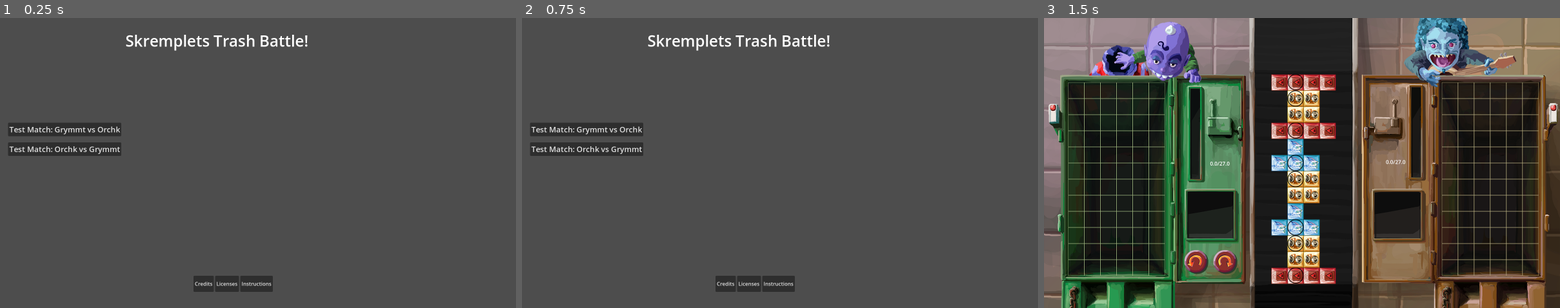
Above: before the commit, frames 1-3 (left to right).
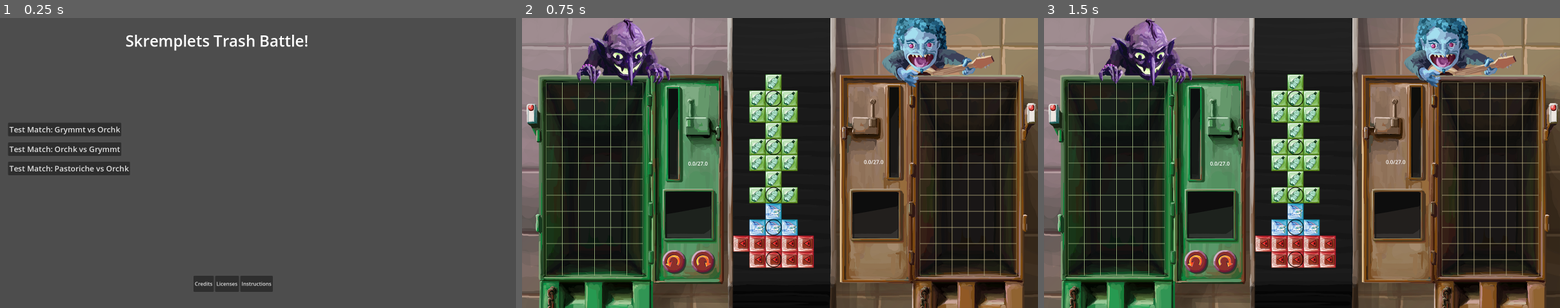
Above: after the commit, the same moments.

Repository: VincentBorchardt/Skremplets-Puzzle-Game-RPJ-2025
Game: Godot game, scene res://scenes/cutscenes/intro/intro_cutscene_warehouse.tscn
The game is run twice, just before and just after one commit, with the same random seed, the same clock (stepped at 60 frames per second) and the same inputs. This scene is started directly instead of the project's main scene.
Inputs (mouse positions are in pixels of both pictures, inside the frame that each line leads up to):
- Up to frame 1 (0.25 s): no input
- Up to frame 2 (0.75 s): click (589, 168) at 0.5 s, where only the run after the commit has a clickable "Test Match: Pastoriche vs Orc…"
- Up to frame 3 (1.5 s): click (1111, 128) at 1.25 s, where only the run before the commit has a clickable "Test Match: Grymmt vs Orchk"

The runs differ from the first frame. In frame 1, 1.0% of the frame differs, in the area x 1-26%, y 49-55%; in frame 2, 95%, in the area x 0-100%, y 0-100%; in frame 3, 9.7%.

Commit message:
Pastoriche implemented
Not only does he have a character, his powerup is implemented (though I think it might be overpowered).

Diff:
--- /dev/null
+++ b/resources/characters/pastoriche.tres
@@ -0,0 +1,22 @@
+[gd_resource type="Resource" script_class="Character" load_steps=6 format=3 uid="uid://bcqx41d3vo7au"]
+
+[ext_resource type="Texture2D" uid="uid://d4lfaw4d7sxtp" path="res://assets/characters/full_portraits/pastoriche_full_left.png" id="1_8ia0k"]
+[ext_resource type="Script" uid="uid://b58oxslgqt4ox" path="res://scripts/resources/character.gd" id="1_u2e7y"]
+[ext_resource type="Texture2D" uid="uid://i6xbe71iru4i" path="res://assets/characters/full_portraits/pastoriche_full_right.png" id="2_nbkhg"]
+[ext_resource type="Texture2D" uid="uid://b4cs868pyjxm1" path="res://assets/characters/play_area/pastoriche_player_left.png" id="3_4mq32"]
+[ext_resource type="Texture2D" uid="uid://bjbk8m7mmrajl" path="res://assets/characters/play_area/pastoriche_player_right.png" id="4_ppb4e"]
+
+[resource]
+script = ExtResource("1_u2e7y")
+name = "Pastoriche"
+is_player = false
+depowered = false
+ai_picking_pattern = 0
+ai_placement_pattern = 0
+player_1_portrait = ExtResource("3_4mq32")
+player_1_position = Vector2(230, -130)
+player_2_portrait = ExtResource("4_ppb4e")
+player_2_position = Vector2(20, -130)
+full_picture_left = ExtResource("1_8ia0k")
+full_picture_right = ExtResource("2_nbkhg")
+metadata/_custom_type_script = "uid://b58oxslgqt4ox"
--- /dev/null
+++ b/resources/level_infos/test_scene_3.tres
@@ -0,0 +1,21 @@
+[gd_resource type="Resource" script_class="LevelInfoContainer" load_steps=13 format=3 uid="uid://c8hcw4hhr06d1"]
+
+[ext_resource type="Script" uid="uid://6oywq2cixv6v" path="res://scripts/resources/piece.gd" id="1_pyiyf"]
+[ext_resource type="Resource" uid="uid://cp4dautmudtjn" path="res://resources/pieces/blue/blue_four_t.tres" id="2_aoko6"]
+[ext_resource type="Resource" uid="uid://cl266u0gnim6a" path="res://resources/pieces/blue/blue_three_three_bag.tres" id="3_owt3p"]
+[ext_resource type="Resource" uid="uid://bng1bv7hbstn3" path="res://resources/pieces/green/green_four_t.tres" id="4_5frtk"]
+[ext_resource type="Resource" uid="uid://dqc8jtf7hxkfs" path="res://resources/pieces/green/green_three_three_bottle.tres" id="5_33ivk"]
+[ext_resource type="Resource" uid="uid://cluudm4c14snw" path="res://resources/pieces/red/red_five_two_jug.tres" id="6_ycu52"]
+[ext_resource type="Resource" uid="uid://sul45feloifc" path="res://resources/pieces/red/red_four_line.tres" id="7_3xxlc"]
+[ext_resource type="Resource" uid="uid://c6hl4hayblppu" path="res://resources/pieces/yellow/yellow_four_square.tres" id="8_mw0mv"]
+[ext_resource type="Resource" uid="uid://dybs5nfxe6pqi" path="res://resources/pieces/yellow/yellow_two_three_can.tres" id="9_83mmo"]
+[ext_resource type="Resource" uid="uid://cck3y4synutqo" path="res://resources/characters/orchk.tres" id="10_poq8f"]
+[ext_resource type="Resource" uid="uid://bcqx41d3vo7au" path="res://resources/characters/pastoriche.tres" id="10_pyiyf"]
+[ext_resource type="Script" uid="uid://bdugcqlbg74xx" path="res://scripts/resources/level_info_container.gd" id="12_c04ey"]
+
+[resource]
+script = ExtResource("12_c04ey")
+piece_storage = Array[ExtResource("1_pyiyf")]([ExtResource("2_aoko6"), ExtResource("3_owt3p"), ExtResource("4_5frtk"), ExtResource("5_33ivk"), ExtResource("6_ycu52"), ExtResource("7_3xxlc"), ExtResource("8_mw0mv"), ExtResource("9_83mmo")])
+player_1_character = ExtResource("10_pyiyf")
+player_2_character = ExtResource("10_poq8f")
+metadata/_custom_type_script = "uid://bdugcqlbg74xx"
--- /dev/null
+++ b/resources/pieces/powerup/nightmare_power_up.tres
@@ -0,0 +1,18 @@
+[gd_resource type="Resource" script_class="Piece" load_steps=3 format=3 uid="uid://tiy60a34o83w"]
+
+[ext_resource type="Script" uid="uid://6oywq2cixv6v" path="res://scripts/resources/piece.gd" id="1_sa1pp"]
+[ext_resource type="Texture2D" uid="uid://b8bars6rq0dhj" path="res://assets/pieces/special_pieces/block10_nightmare.png" id="1_ygm0c"]
+
+[resource]
+script = ExtResource("1_sa1pp")
+owner = 0
+root_point_location = Vector2i(0, 0)
+secondary_points = Array[Vector2i]([Vector2i(0, 0)])
+x_length = 1
+y_length = 1
+image = ExtResource("1_ygm0c")
+type = 6
+power_up_type = 4
+translation = Vector2(0, 0)
+rotation = 0.0
+metadata/_custom_type_script = "uid://6oywq2cixv6v"
--- a/scenes/cutscenes/cutscene_ui.tscn
+++ b/scenes/cutscenes/cutscene_ui.tscn
@@ -13,6 +13,9 @@
 grow_vertical = 2
 script = ExtResource("1_pe67g")
 metadata/_custom_type_script = "uid://e37shbmycoff"
+
+[node name="BackgroundImage" type="Sprite2D" parent="."]
+position = Vector2(800, 450)
 
 [node name="LeftImage" type="Sprite2D" parent="."]
 position = Vector2(400, 275)
--- a/scenes/cutscenes/intro/intro_cutscene_warehouse.tscn
+++ b/scenes/cutscenes/intro/intro_cutscene_warehouse.tscn
@@ -1,8 +1,9 @@
-[gd_scene load_steps=4 format=3 uid="uid://cc3pu3y4yujb6"]
+[gd_scene load_steps=5 format=3 uid="uid://cc3pu3y4yujb6"]
 
 [ext_resource type="Script" uid="uid://t8w2v1em8t33" path="res://scripts/cutscenes/cutscene.gd" id="1_kiwyq"]
 [ext_resource type="Script" uid="uid://dnhu6g07egmm" path="res://scripts/cutscenes/message_queue.gd" id="2_8fgom"]
 [ext_resource type="PackedScene" uid="uid://hgb21nwch34j" path="res://scenes/cutscenes/cutscene_ui.tscn" id="3_k5wu6"]
+[ext_resource type="Texture2D" uid="uid://fpx61x74x7p5" path="res://assets/cutscenes/warehouse_background_temp.png" id="4_8fgom"]
 
 [node name="IntroCutsceneWarehouse" type="Node2D"]
 script = ExtResource("1_kiwyq")
@@ -13,5 +14,6 @@
 metadata/_custom_type_script = "uid://dnhu6g07egmm"
 
 [node name="CutsceneUI" parent="." instance=ExtResource("3_k5wu6")]
+background_image = ExtResource("4_8fgom")
 
 [connection signal="get_new_message" from="CutsceneUI" to="." method="_on_cutscene_ui_get_new_message"]
--- a/scenes/generic_play_scene.tscn
+++ b/scenes/generic_play_scene.tscn
@@ -19,6 +19,7 @@
 script = ExtResource("1_xx7qt")
 
 [node name="PlayAreaBackground" type="Sprite2D" parent="."]
+position = Vector2(800, 450)
 texture = ExtResource("2_xx7qt")
 
 [node name="Player1Grid" parent="." instance=ExtResource("2_0pe51")]
--- a/scenes/title_screen.tscn
+++ b/scenes/title_screen.tscn
@@ -7,6 +7,7 @@
 [ext_resource type="Resource" uid="uid://bcn78eat0j8f5" path="res://resources/level_infos/test_scene_2.tres" id="5_e54dn"]
 [ext_resource type="PackedScene" uid="uid://qykbik8pybjh" path="res://scenes/generic_play_scene.tscn" id="6_3yumr"]
 [ext_resource type="PackedScene" uid="uid://035l8y7rph61" path="res://scenes/title_screen_popup.tscn" id="7_3yumr"]
+[ext_resource type="Resource" uid="uid://c8hcw4hhr06d1" path="res://resources/level_infos/test_scene_3.tres" id="7_cs5ya"]
 
 [sub_resource type="LabelSettings" id="LabelSettings_s4lrb"]
 font_size = 48
@@ -38,6 +39,18 @@
 text = "Test Match: Orchk vs Grymmt"
 script = ExtResource("2_s4lrb")
 level_info = ExtResource("5_e54dn")
+attached_scene = ExtResource("6_3yumr")
+metadata/_custom_type_script = "uid://bl2ejcuqp3n7l"
+
+[node name="Test3Button" type="Button" parent="."]
+offset_left = 25.0
+offset_top = 446.0
+offset_right = 403.0
+offset_bottom = 488.0
+theme_override_font_sizes/font_size = 24
+text = "Test Match: Pastoriche vs Orchk"
+script = ExtResource("2_s4lrb")
+level_info = ExtResource("7_cs5ya")
 attached_scene = ExtResource("6_3yumr")
 metadata/_custom_type_script = "uid://bl2ejcuqp3n7l"
 
@@ -84,6 +97,8 @@
 [connection signal="pressed_with_scene" from="Test1Button" to="." method="_on_scene_button_pressed_with_scene"]
 [connection signal="pressed" from="Test2Button" to="Test2Button" method="_on_pressed"]
 [connection signal="pressed_with_scene" from="Test2Button" to="." method="_on_scene_button_pressed_with_scene"]
+[connection signal="pressed" from="Test3Button" to="Test3Button" method="_on_pressed"]
+[connection signal="pressed_with_scene" from="Test3Button" to="." method="_on_scene_button_pressed_with_scene"]
 [connection signal="pressed" from="TitleScreenBottomBox/CreditsButton" to="." method="_on_credits_button_pressed"]
 [connection signal="pressed" from="TitleScreenBottomBox/LicensesButton" to="." method="_on_licenses_button_pressed"]
 [connection signal="pressed" from="TitleScreenBottomBox/InstructionsButton" to="." method="_on_instructions_button_pressed"]
--- a/scripts/cutscenes/cutscene_ui.gd
+++ b/scripts/cutscenes/cutscene_ui.gd
@@ -13,7 +13,7 @@
 
 func  _ready():
 	if background_image != null:
-		pass
+		$BackgroundImage.texture = background_image
 
 func _on_cutscene_message_area_get_new_message():
 	get_new_message.emit()
--- a/scripts/inventory.gd
+++ b/scripts/inventory.gd
@@ -8,6 +8,6 @@
 
 enum Player {PLAYER_1, PLAYER_2, UNOWNED}
 enum Type {RED, BLUE, YELLOW, GREEN, PURPLE, GARBAGE, POWERUP, WILD, NONE}
-enum PowerUpType {NONE, GRYMMT, ORCHK_TWO, ORCHK_ONE}
+enum PowerUpType {NONE, GRYMMT, ORCHK_TWO, ORCHK_ONE, PASTORICHE}
 enum AIPickingPattern {RANDOM, MOST, BIGGEST}
 enum AIPlacementPattern {RANDOM_MATCHING, ANTI_GARBAGE}
--- a/scripts/play_areas/base_play_area.gd
+++ b/scripts/play_areas/base_play_area.gd
@@ -12,6 +12,7 @@
 			if not $PlayGrid.ensure_legal_piece(piece):
 				print(str(grid_owner) + " loses")
 				loss_condition.emit(grid_owner, character)
+			$PlayGrid.spread_nightmare()
 
 @export var character: Character:
 	set(new_character):
@@ -73,13 +74,18 @@
 func _on_power_up_bar_activate_powerup() -> void:
 	print("activating powerup for " + str(grid_owner))
 	#TODO check if the character is depowered or not here
+	#TODO match on powerup type in the character
+	var powerup
 	match character:
 		preload("res://resources/characters/grymmt_dundle.tres"):
-			var powerup = preload("res://resources/pieces/powerup/apple_power_up.tres").duplicate()
+			powerup = preload("res://resources/pieces/powerup/apple_power_up.tres").duplicate()
 			$PlayGrid.place_multiple_pieces(powerup, 2)
 		preload("res://resources/characters/orchk.tres"):
-			var powerup = preload("res://resources/pieces/powerup/sound_at_two_power_up.tres")
+			powerup = preload("res://resources/pieces/powerup/sound_at_two_power_up.tres")
 			send_pieces.emit(powerup, 2, grid_owner)
+		preload("res://resources/characters/pastoriche.tres"):
+			powerup = preload("res://resources/pieces/powerup/nightmare_power_up.tres")
+			send_pieces.emit(powerup, 1, grid_owner)
 		_:
 			print("currently not implemented")
 
--- a/scripts/play_areas/grid.gd
+++ b/scripts/play_areas/grid.gd
@@ -139,5 +139,26 @@
 		node.remove_pieces(pieces_to_clear)
 	try_to_clear_pieces()
 
+func spread_nightmare():
+	print("starting spread_nightmare")
+	var nightmare_pieces = []
+	for piece in piece_list.get_pieces():
+		if piece.power_up_type == Inventory.PowerUpType.PASTORICHE:
+			nightmare_pieces.append(piece.duplicate())
+	print("nightmare pieces has " + str(nightmare_pieces))
+	if not nightmare_pieces.is_empty():
+		print("found nightmare pieces")
+		for piece in nightmare_pieces:
+			var adjacent_points = piece.get_adjacent_points()
+			piece.pick_up_piece(grid_owner)
+			var legal_points = []
+			for point in adjacent_points:
+				if is_legal_place(piece, point, grid_owner):
+					legal_points.append(point)
+			if not legal_points.is_empty():
+				var index = randi() % legal_points.size()
+
+				place_piece(piece, legal_points[index])
+
 func point_is_off_grid(point):
 	return point.x < 0 or point.y < 0 or point.x >= grid_x or point.y >= grid_y
Binary file removed: assets/characters/full_portraits/08 Pastoriche.png
Binary file added: assets/characters/full_portraits/pastoriche_full_left.png
Not shown, added: assets/characters/full_portraits/pastoriche_full_left.png.import
Binary file added: assets/characters/full_portraits/pastoriche_full_right.png
Not shown, changed: assets/characters/full_portraits/pastoriche_full_right.png.import
Binary file added: assets/characters/play_area/pastoriche_player_left.png
Not shown, added: assets/characters/play_area/pastoriche_player_left.png.import
Binary file added: assets/characters/play_area/pastoriche_player_right.png
Not shown, added: assets/characters/play_area/pastoriche_player_right.png.import
Binary file added: assets/pieces/special_pieces/block10_nightmare.png
Not shown, added: assets/pieces/special_pieces/block10_nightmare.png.import
Not shown: 1 places in scenes/title_screen.tscn that only renumber resources
